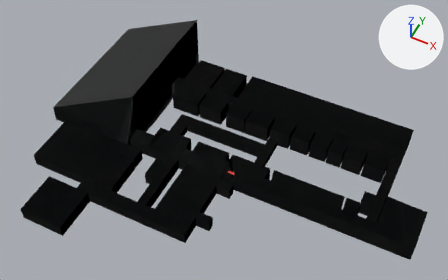
An edit to the Blender file Assets/_Collaborators/Cosmo D/Full Space.blend, drawn before and after from the same camera.
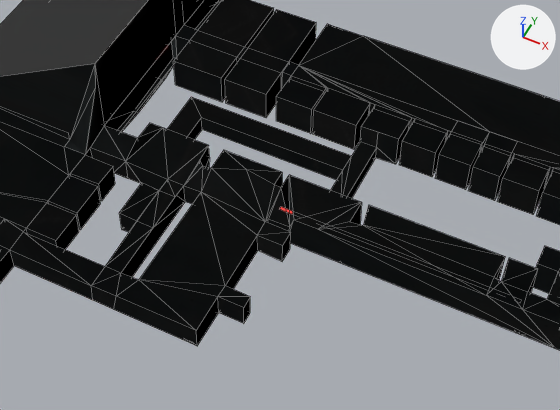
Each version appears first whole from a 50 mm camera at (118.0, -441.0, 579.0) aimed at (-64.0, -79.0, 126.0), and next in a close-up on the part from 19% to 83% of the width and 23% to 99% of the height. Lighting does not change. The marker at upper right points along +X, +Y and +Z. The close-ups show mesh edges as thin lines.

Names of what the first close-up shows: 'Entry and Side Hall.Floor', 'Main Area', 'Main Area.Ceiling', 'Thesis Area', 'Thesis Area.Ceiling'.
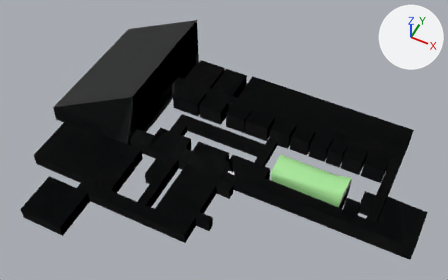
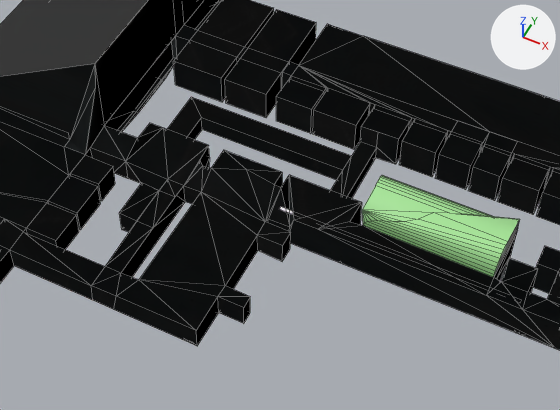
Changed parts and their boxes (x1, y1, x2, y2) in the close-ups (560 x 410 px):
part 1 of me_flooplan_thesiscapstone_006, built on: before (359, 205, 505, 277); after (359, 176, 519, 277)
part 2 of me_flooplan_thesiscapstone_006, surface changed: before (494, 258, 505, 280); after (494, 230, 518, 281)

Diff of the bpy script that builds the scene:
```diff
--- a/Assets/_Collaborators/Cosmo D/Full Space.blend.py
+++ b/Assets/_Collaborators/Cosmo D/Full Space.blend.py
@@ mat_marbled @@
+mat_marbled = principled_material('Marbled')
+mat_marbled.base_color = (0.0896, 0.637, 0.8)  # cyan #54d1e7
@@ mat_kitchen_ceiling @@
+mat_kitchen_ceiling = principled_material('kitchen ceiling')
+mat_kitchen_ceiling.base_color = (0.393, 0.8, 0.319)  # green #a8e799
@@ me_flooplan_thesiscapstone_006 @@
 # used by ob_entry_and_side_hall_floor; location = (0.0, 0.0, 0.0); rotation_euler = (1.571, 0.0, 0.0), in degrees (90, 0, 0)
-me_flooplan_thesiscapstone_006.from_pydata(...)  # 201 vertices, 255 faces; spans x -161.0..137.0, y 85.0..106.0, z 58.0..178.0
+me_flooplan_thesiscapstone_006.from_pydata(...)  # 245 vertices, 299 faces; spans x -161.0..137.0, y 85.0..117.0, z 56.0..178.0
+# me_flooplan_thesiscapstone_006 part 1
+# 5 faces are deleted
+# 4 vertices in x -11.0..62.0, y 86.0..105.0, z 75.0..76.0 move by (0.0, 0.0, -19.0)
+# 44 vertices are added at x -11.0..62.0, y 86.0..117.0, z 57.0..91.0
+# 4 new faces join them, mat_floor (orange #e76c49)
+# 3 new faces join them, mat_marbled (cyan #54d1e7)
+# 4 new faces join them, mat_wall (picture img_ground_albedo_tif)
+# 38 new faces join them, mat_kitchen_ceiling (green #a8e799)
+# me_flooplan_thesiscapstone_006 part 2: 6 kept faces spanning x -11.0..63.0, y 86.0..105.0, z 56.0..91.0 get new texture (UV) coordinates
 me_flooplan_thesiscapstone_006.materials.append(mat_wall)
@@ me_flooplan_thesiscapstone_006 @@
 me_flooplan_thesiscapstone_006.materials.append(mat_emissive)
+me_flooplan_thesiscapstone_006.materials.append(mat_marbled)  # cyan #54d1e7
+me_flooplan_thesiscapstone_006.materials.append(mat_kitchen_ceiling)  # green #a8e799
```
